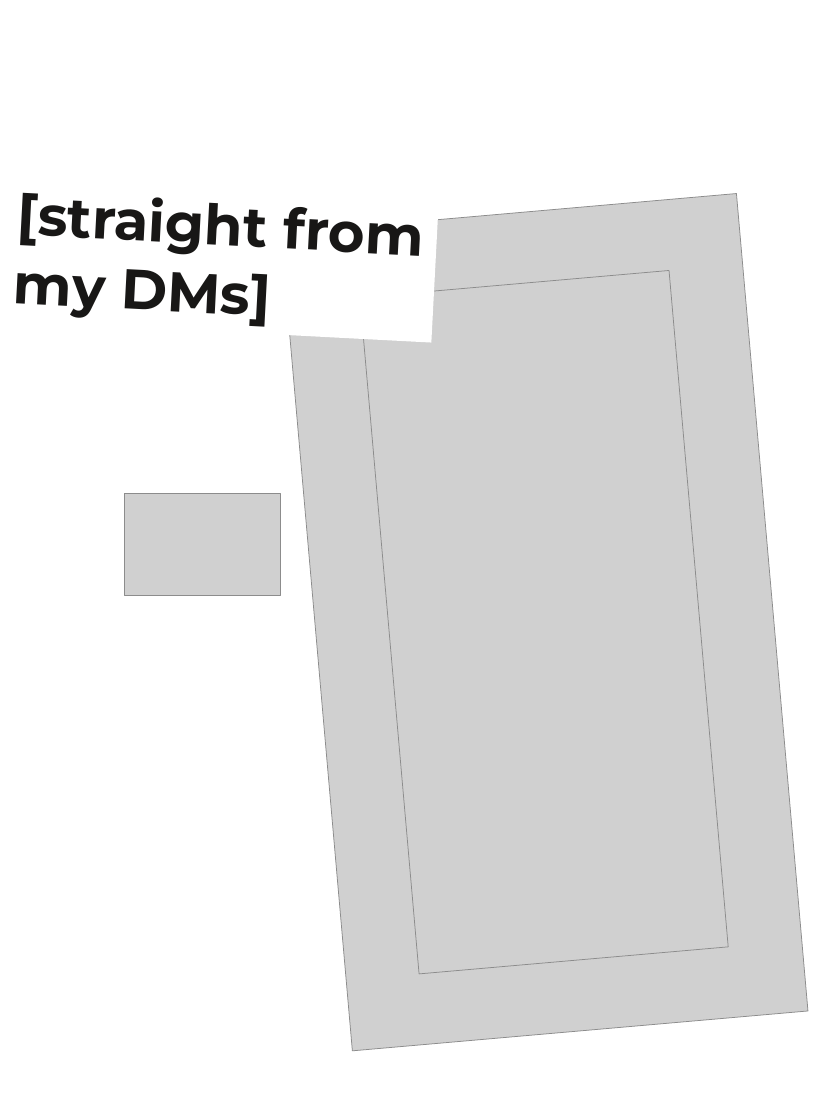
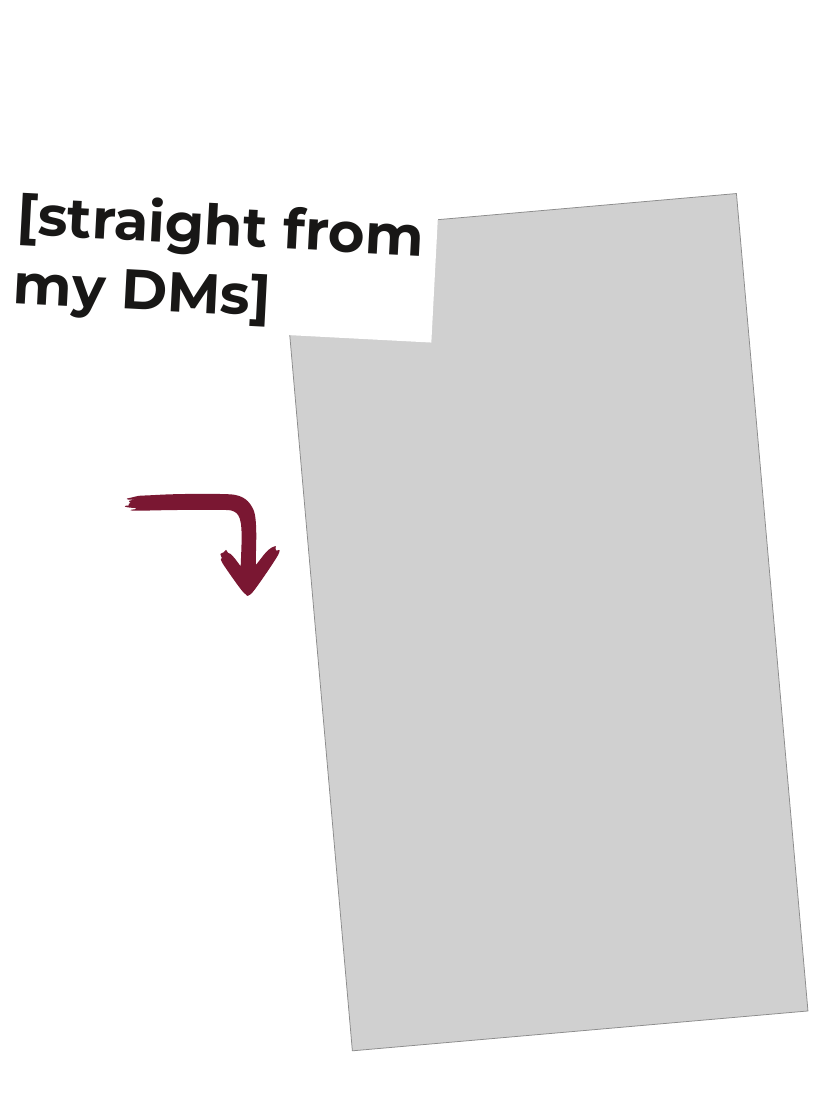
Before and after one commit to ScrollySocial/scrolly-engine, a slide deck: slide 3 of automation/reel-template-pack/20-what-buyers-said/carousel/Template 20 - What buyers said - Carousel.pptx. Drawn at 840x1120 pixels with LibreOffice and Linux fonts; fonts in the diff are those of the drawing; grey boxes stand for pictures; background and template pictures are left out. Boxes give left, top, right and bottom in pixels: in the first picture for what was removed or moved away, otherwise in the second. Text is boxed around its words. In the diff, an @@ line names an element or a change of style, - is before the commit and + after.

```diff
--- a/automation/reel-template-pack/20-what-buyers-said/carousel/Template 20 - What buyers said - Carousel.pptx
+++ b/automation/reel-template-pack/20-what-buyers-said/carousel/Template 20 - What buyers said - Carousel.pptx
@@ picture at (360,271,729,974): rotation 355 to 5 degrees @@
@@ picture removed at (125,493,280,596) @@
@@ freeform shape added at (125,493,280,596), fill #7A1732 @@
```
Also in this commit, not shown: 5 other slides changed, 1 slide added, 1 slide removed, 34 other files.
